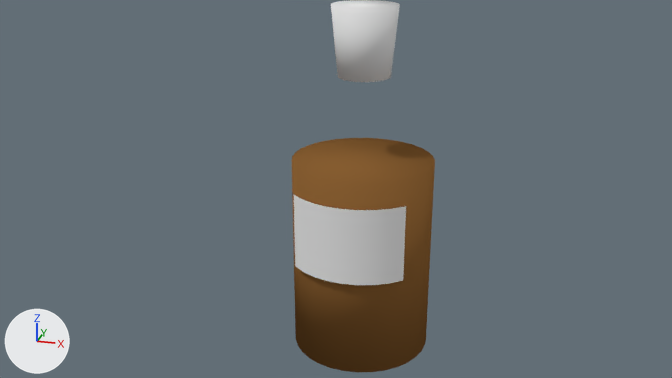
A saved change to the Blender file Assets/models/house/floor02/bottles/bottle05.blend.
Both versions are drawn from the file's camera 'Camera'. Every picture has the same lights, and +X, +Y and +Z are marked at lower left.

Script lines for the objects in view, before the commit:
```python
me_cylinder_001 = bpy.data.meshes.new('Cylinder.001')
me_cylinder_001.from_pydata(...)  # a 32-sided cylinder along z spanning x -0.39..0.39, y -0.39..0.39, z -0.655..0.655
me_cylinder_001.polygons.foreach_set('use_smooth', [True] * 34)
me_cylinder_001.materials.append(mat_bottle_contents01)  # brown #895f32
me_cylinder_002 = bpy.data.meshes.new('Cylinder.002')
me_cylinder_002.from_pydata(...)  # 18 vertices, 8 faces; spans x -0.332..0.332, y 0.352..0.489, z -0.326..0.142
me_cylinder_002.polygons.foreach_set('use_smooth', [True] * 8)
me_cylinder_002.materials.append(mat_label05)  # its picture is missing
me_cylinder_003 = bpy.data.meshes.new('Cylinder.003')
me_cylinder_003.from_pydata(...)  # a 32-sided cut cone along z (radius 0.163 at the low end, 0.205 at the high end) spanning x -0.205..0.205, y -0.205..0.205, z -0.205..0.205
me_cylinder_003.polygons.foreach_set('use_smooth', [True] * 34)
me_cylinder_003.materials.append(mat_cork01)  # white #e7e7e7
ob_contents = bpy.data.objects.new('contents', me_cylinder_001)
ob_contents.location = (0.0041, -0.0014, 0.1088)
ob_contents.scale = (0.166, 0.166, 0.141)
ob_cork = bpy.data.objects.new('cork', me_cylinder_003)
ob_cork.location = (0.0041, -0.0014, 0.3073)
ob_cork.scale = (0.142, 0.142, 0.15)
ob_label = bpy.data.objects.new('label', me_cylinder_002)
ob_label.location = (0.0041, 0.0013, 0.1583)
ob_label.rotation_euler = (0.0, 0.0, 3.142)  # degrees (0, 0, 180)
ob_label.scale = (0.15, 0.15, 0.15)
```
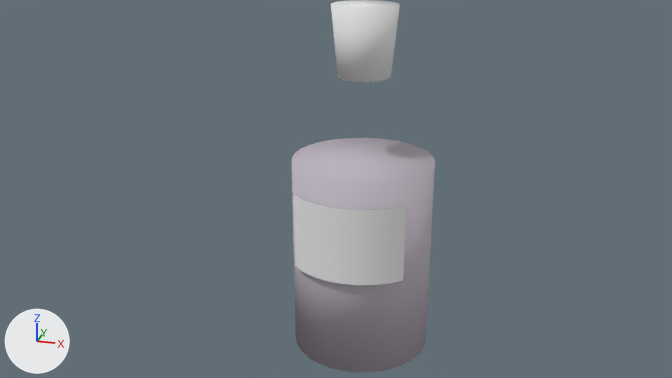
Location of each change, [x1, y1, x2, y2] in pixels of the pictures (672 x 378 px):
'contents', recoloured (brown to grey)
    both: [292, 138, 435, 372]

Patch to the scene script:
```diff
--- a/Assets/models/house/floor02/bottles/bottle05.blend.py
+++ b/Assets/models/house/floor02/bottles/bottle05.blend.py
@@ mat_bottle_contents05 @@
+mat_bottle_contents05 = diffuse_material('bottle_contents05')
+mat_bottle_contents05.base_color = (0.524, 0.473, 0.536)  # light grey #bfb7c1
@@ me_cylinder_001 @@
 me_cylinder_001.from_pydata(...)  # 64 vertices, 34 faces; spans x -0.39..0.39, y -0.39..0.39, z -0.655..0.655
-me_cylinder_001.materials.append(mat_bottle_contents01)  # brown #895f32
+me_cylinder_001.materials.append(mat_bottle_contents05)  # light grey #bfb7c1
```
